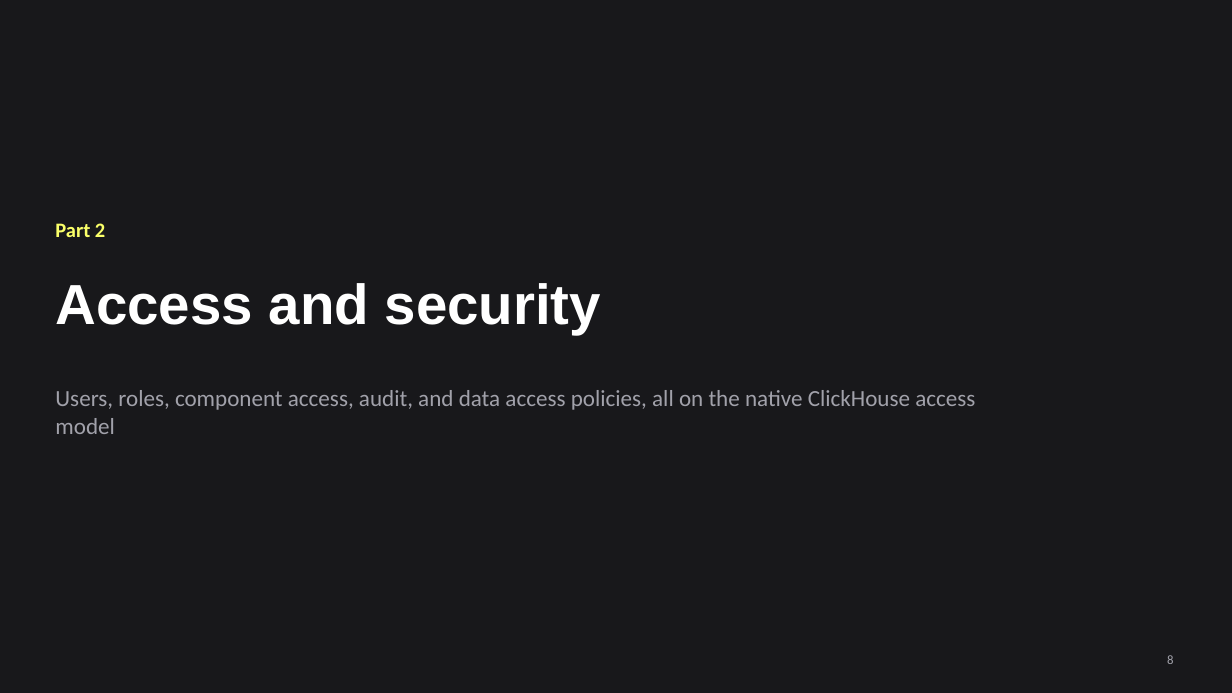
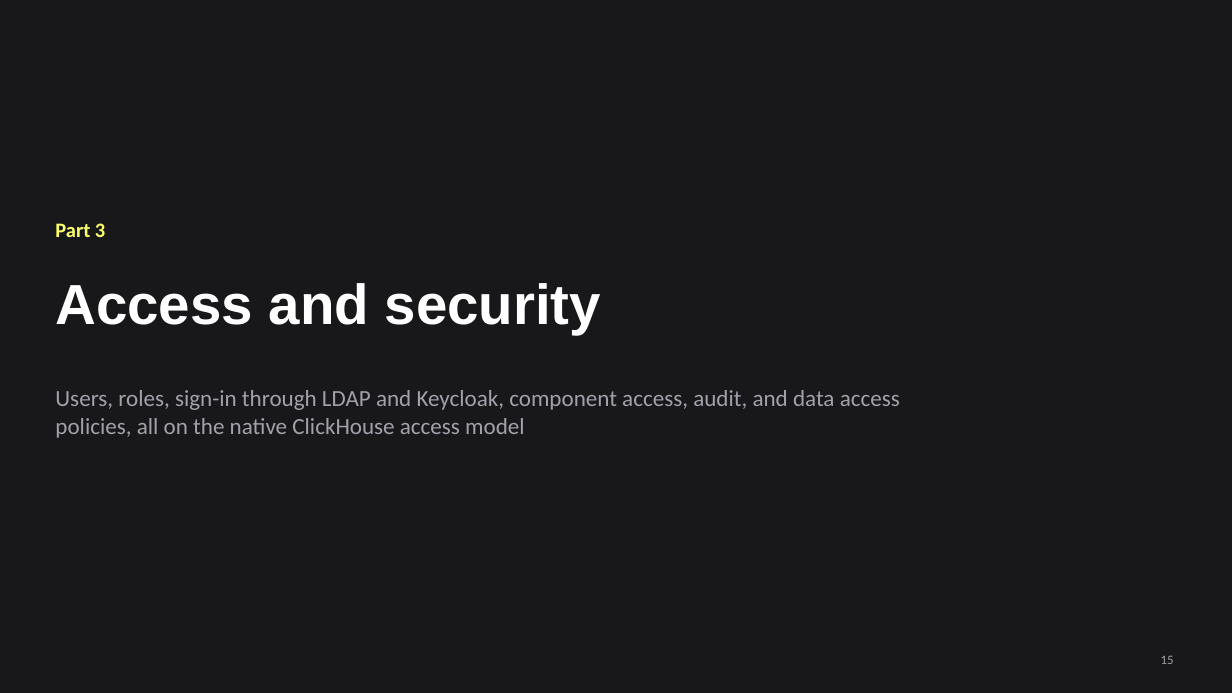
Before and after one commit to Bassirah/ClickHouse-private, a slide deck: slide 15 of docs/custom_dev/ClickHouse-Web-Console-Solution.pptx (slide 8 before the commit). Drawn at 1232x693 pixels with LibreOffice and Linux fonts; fonts in the diff are those of the drawing. Boxes give left, top, right and bottom in pixels: in the first picture for what was removed or moved away, otherwise in the second. Text is boxed around its words. In the diff, an @@ line names an element or a change of style, - is before the commit and + after.

```diff
--- a/docs/custom_dev/ClickHouse-Web-Console-Solution.pptx
+++ b/docs/custom_dev/ClickHouse-Web-Console-Solution.pptx
@@ text at bbox=[55, 223, 105, 237]: text changed @@
-Part 2
+Part 3
@@ text at bbox=[55, 390, 900, 438]: text changed @@
-Users, roles, component access, audit, and data access policies, all on the native ClickHouse access model
+Users, roles, sign-in through LDAP and Keycloak, component access, audit, and data access policies, all on the native ClickHouse access model
@@ page number at bbox=[1161, 656, 1174, 664]: text changed @@
-8
+15
```
Also in this commit, not shown: 9 other slides changed, 9 slides added, 1 other file.
